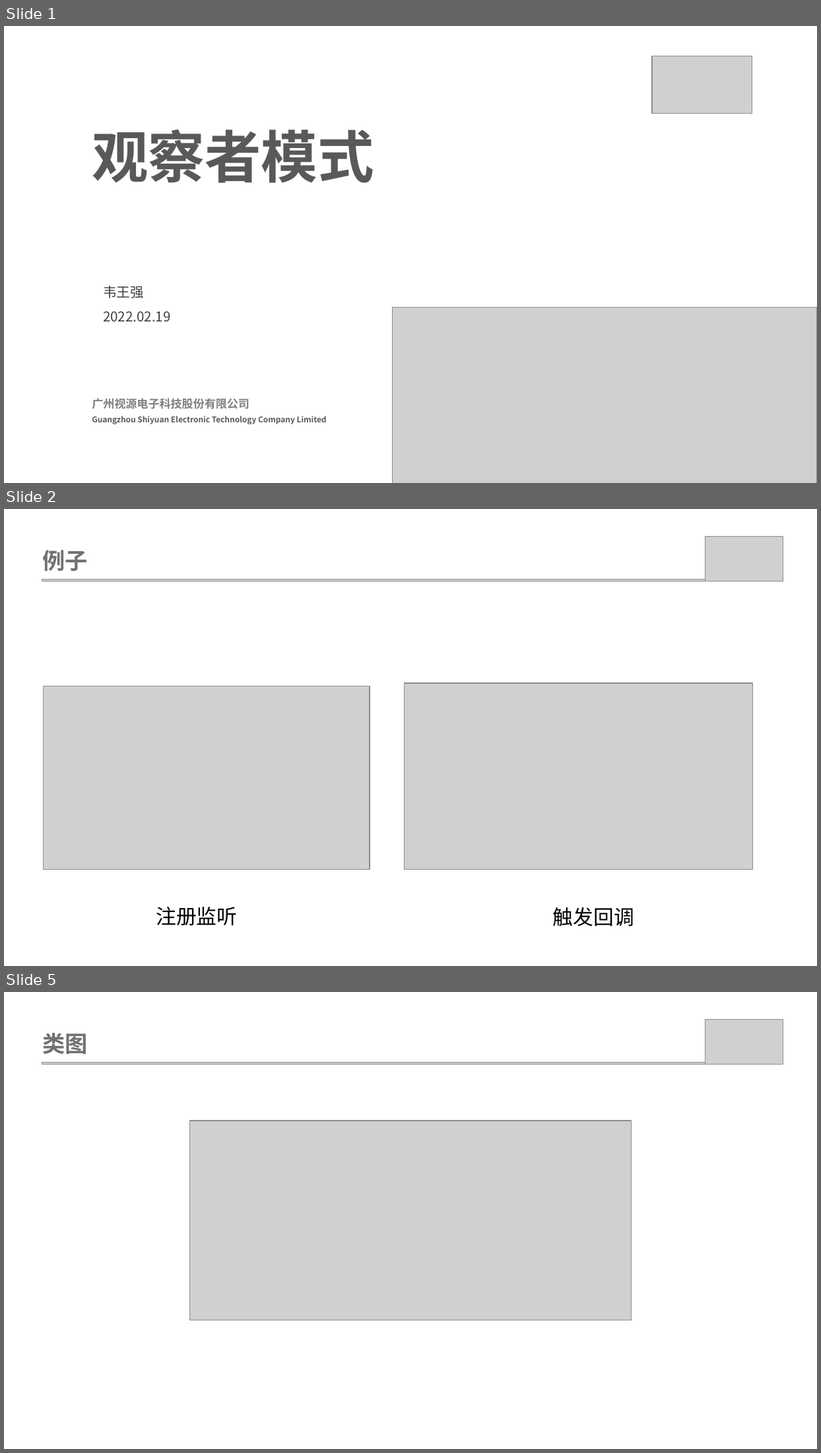
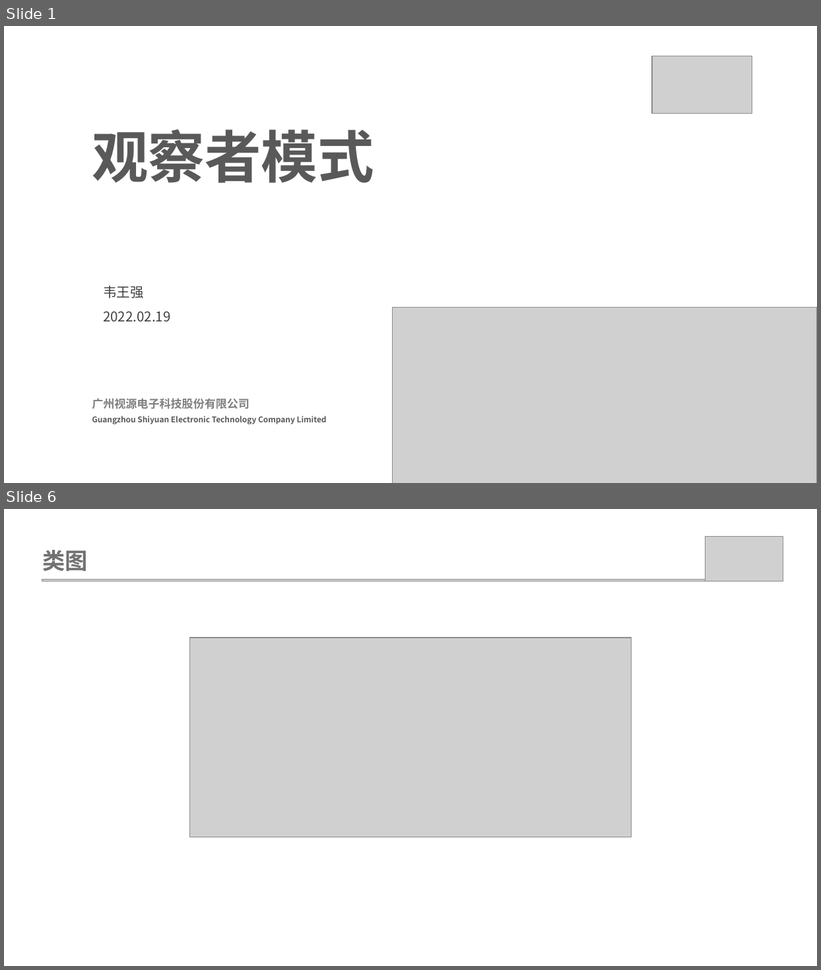
Before and after one commit to weiwangqiang/SharePPT, a slide deck: ObservableMode/观查者模式.pptx. Shown one above the other, each under a label of ours: slides 1, 2 and 5 before the commit, slides 1 and 6 after it; the slides between them are not shown. The pictures are 821x1453 and 821x970 pixels, drawn with LibreOffice and Linux fonts; fonts in the diff are those of the drawing; grey boxes stand for pictures. Boxes give left, top, right and bottom in pixels: in the first picture for what was removed or moved away, otherwise in the second. Text is boxed around its words. In the diff, an @@ line names an element or a change of style, - is before the commit and + after.

```diff
--- a/ObservableMode/观查者模式.pptx
+++ b/ObservableMode/观查者模式.pptx
@@ slide 2 removed at [4,509,817,966], background #FFFFFF @@
@@ picture removed at [705,537,783,582] @@
@@ text removed at [43,550,88,571] @@
-例子
@@ picture removed at [42,580,779,582] @@
@@ picture removed at [43,687,370,870] @@
@@ picture removed at [404,683,753,870] @@
@@ text removed at [156,907,237,926] @@
-注册监听
@@ text removed at [553,908,634,927] @@
-触发回调
@@ what was slide 5 is now slide 6 @@
```
Also in this commit, not shown: 7 slides changed, 4 slides added, 3 other files.
